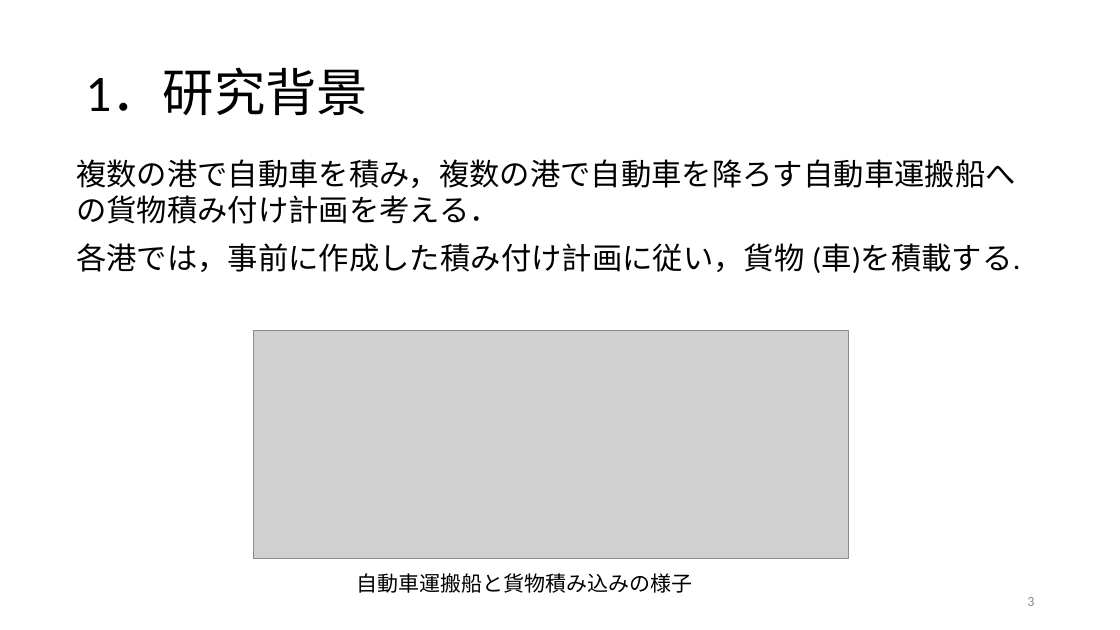
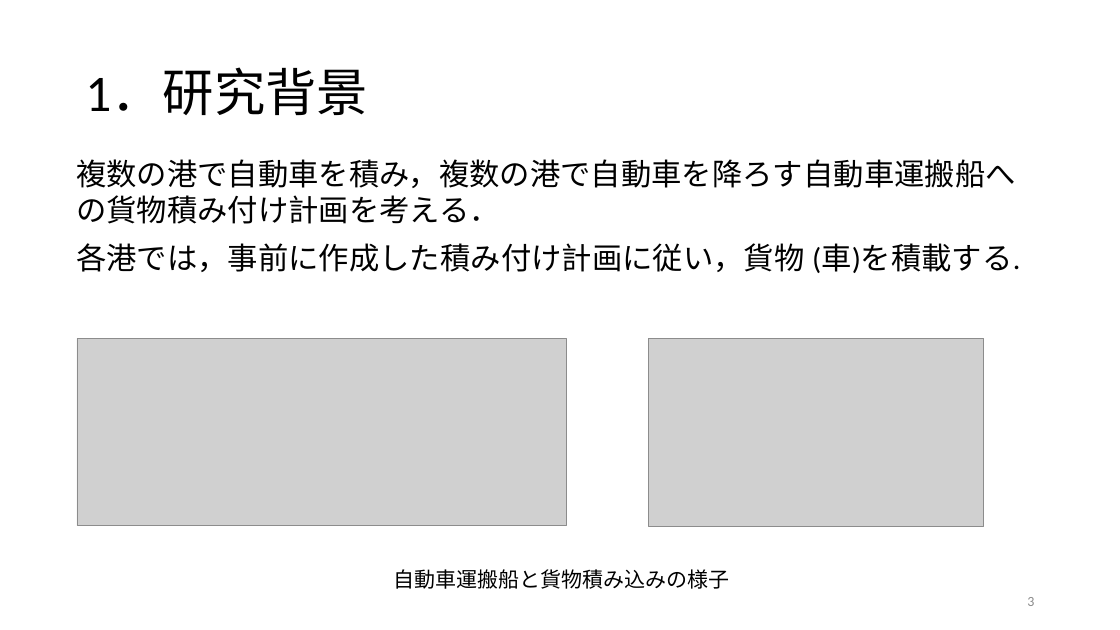
Before and after one commit to r-kurosu/kline, a slide deck: slide 3 of 卒論発表用スライド.pptx. Drawn at 1120x630 pixels with LibreOffice and Linux fonts; fonts in the diff are those of the drawing; grey boxes stand for pictures. Boxes give left, top, right and bottom in pixels: in the first picture for what was removed or moved away, otherwise in the second. Text is boxed around its words. In the diff, an @@ line names an element or a change of style, - is before the commit and + after.

```diff
--- a/卒論発表用スライド.pptx
+++ b/卒論発表用スライド.pptx
@@ picture: place and size @@
-picture at [254, 330, 849, 558]
+picture at [77, 339, 567, 526]
@@ picture added at [649, 339, 984, 527] @@
@@ text "自動車運搬船と貨物積み込みの様子": place and size @@
-text "自動車運搬船と貨物積み込みの様子" at [356, 573, 692, 593]
+text "自動車運搬船と貨物積み込みの様子" at [393, 569, 729, 589]
```
Also in this commit, not shown: 4 other slides changed, 2 slides removed.
